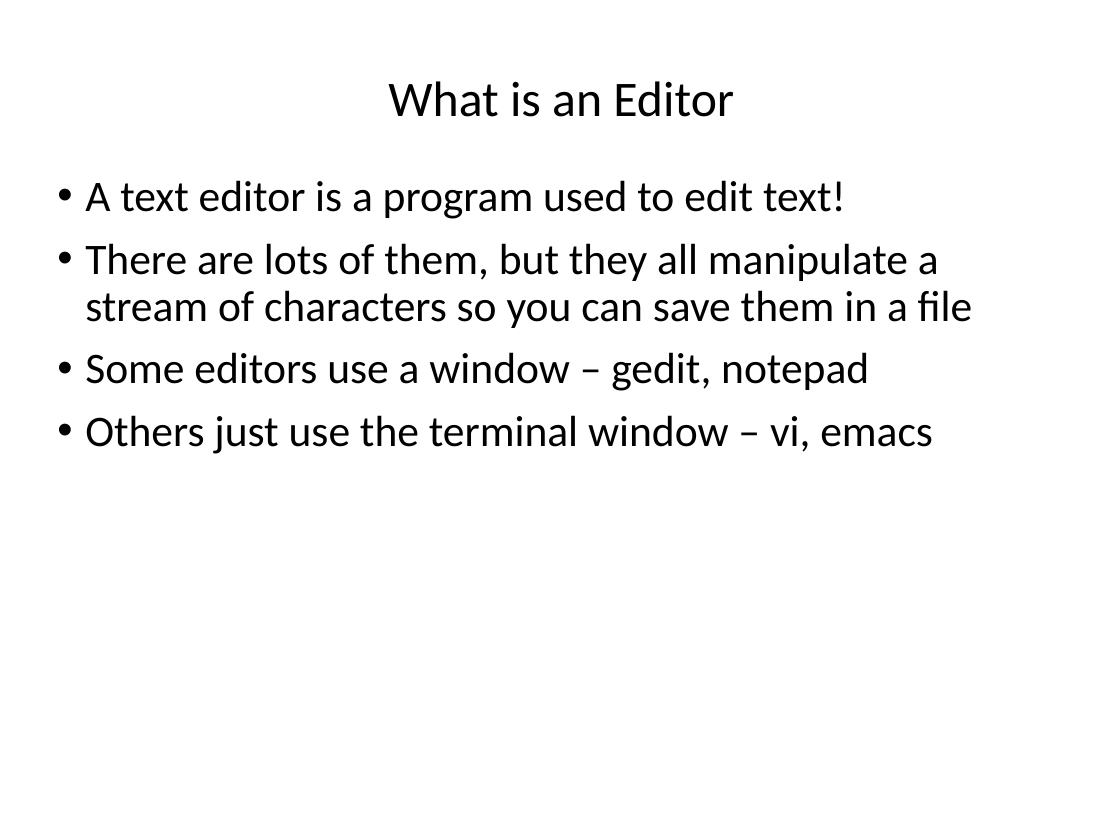
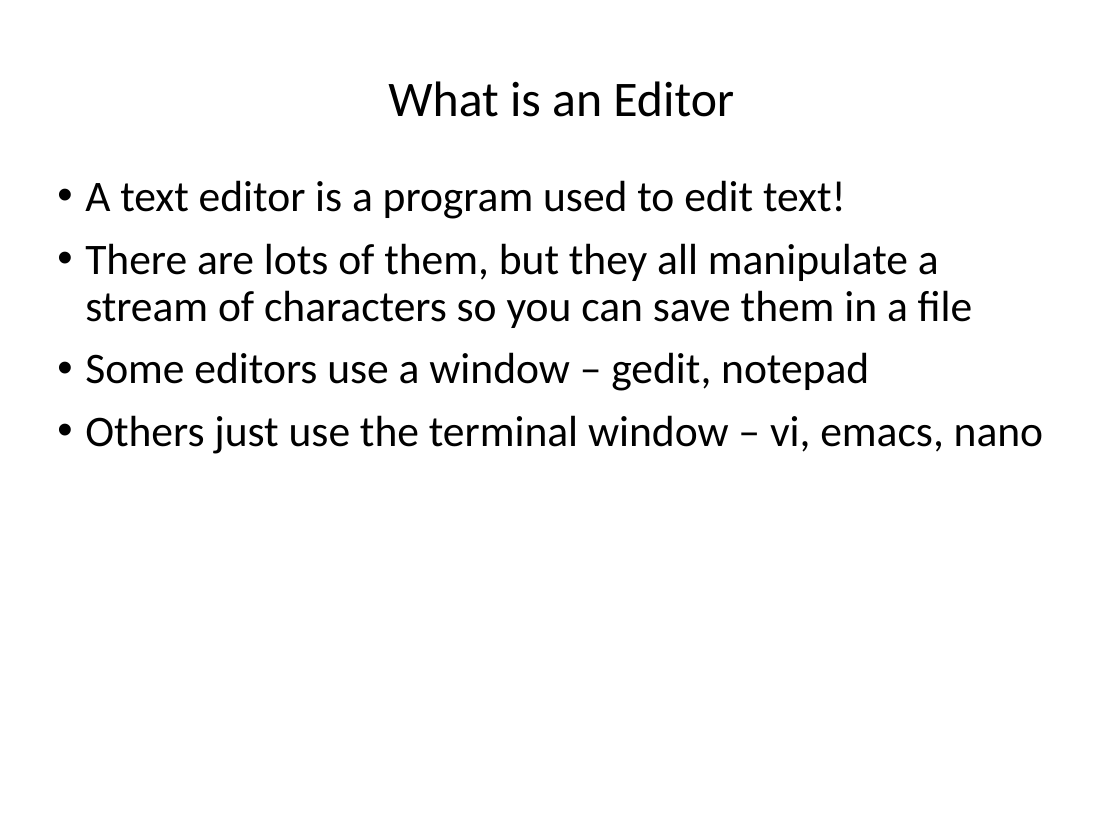
Before and after one commit to ncasuk/ncas-isc, a slide deck: slide 2 of shell/presentations/01_editors.pptx. Drawn at 1120x840 pixels with LibreOffice and Linux fonts; fonts in the diff are those of the drawing; background and template pictures are left out. Boxes give left, top, right and bottom in pixels: in the first picture for what was removed or moved away, otherwise in the second. Text is boxed around its words. In the diff, an @@ line names an element or a change of style, - is before the commit and + after.

```diff
--- a/shell/presentations/01_editors.pptx
+++ b/shell/presentations/01_editors.pptx
@@ text at (x1=85, y1=415, x2=1043, y2=454): text changed @@
-• Others just use the terminal window – vi, emacs
+• Others just use the terminal window – vi, emacs, nano
```
Also in this commit, not shown: 4 other slides changed, 1 slide added, 1 slide removed, 9 other files.
